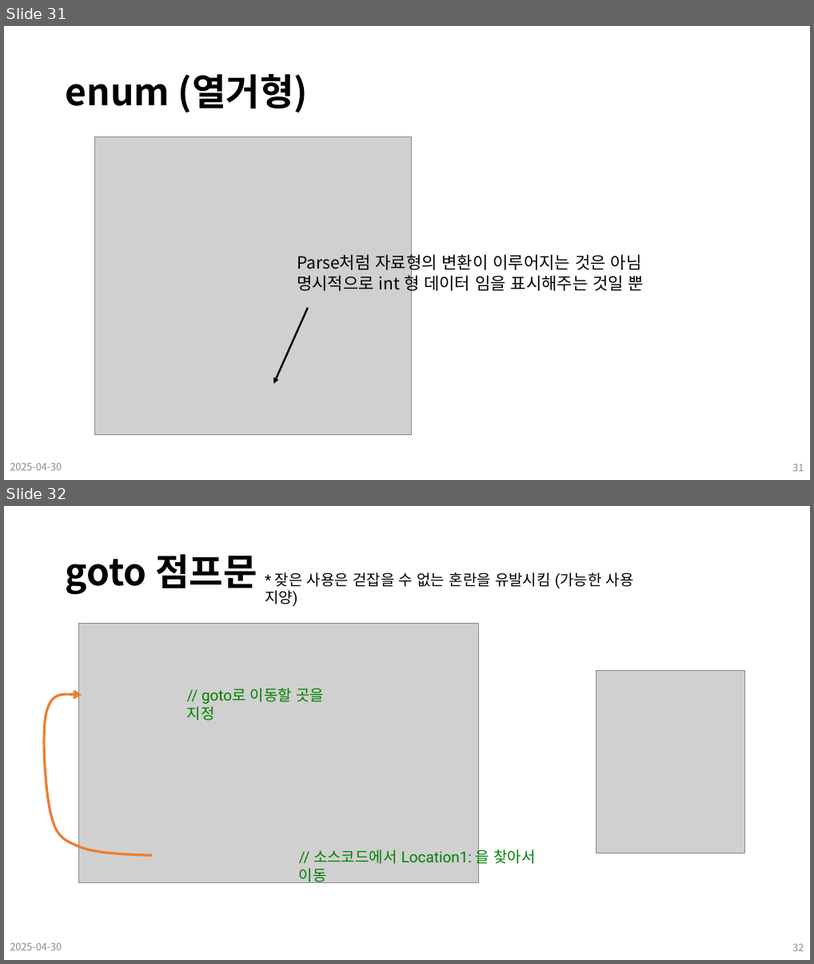
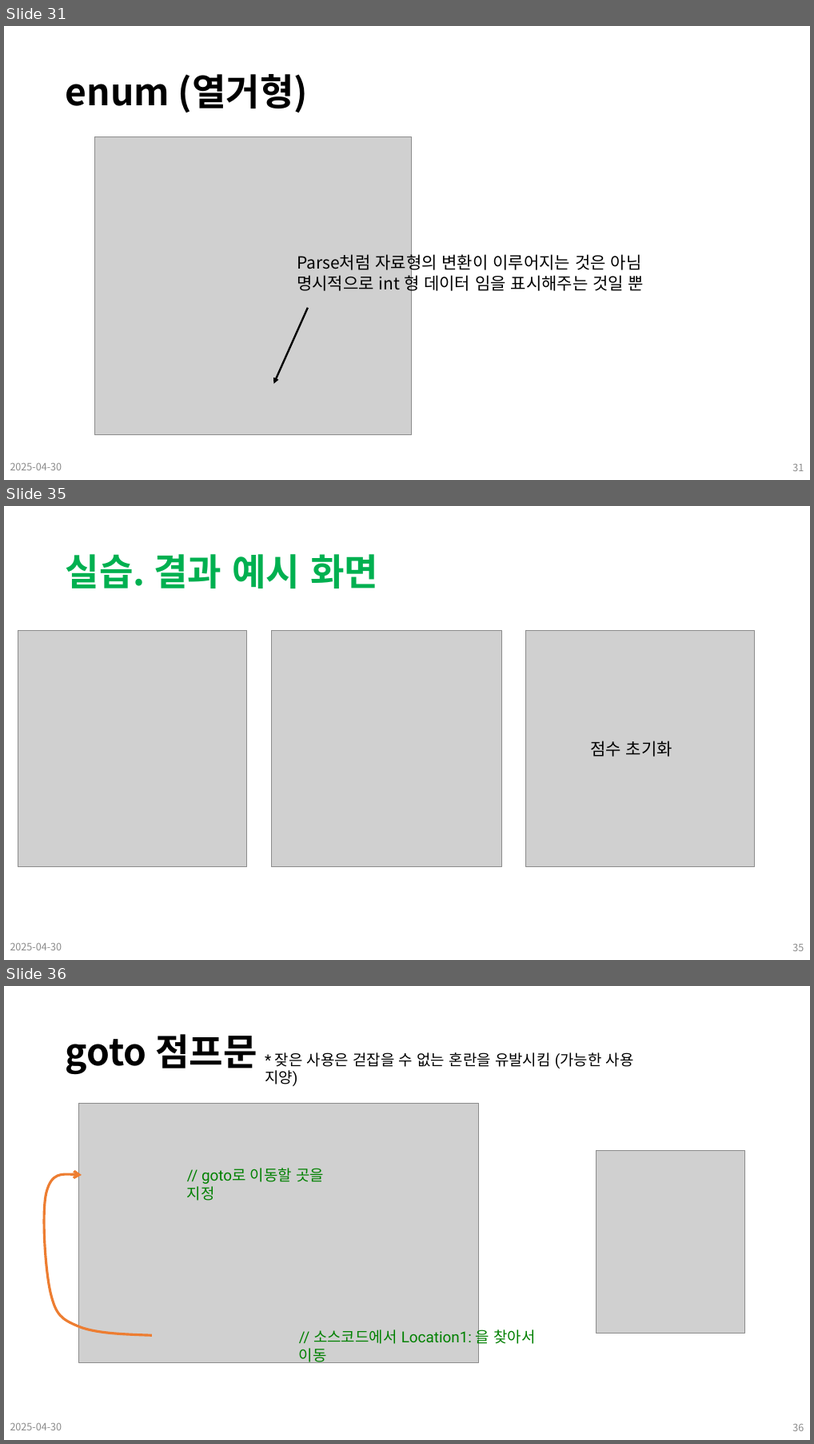
Before and after one commit to Leader-Lesson/KDT_SF_Short_5th, a slide deck: material/09_CSharp_기본문법 (배열, 문자열, 함수, 조건문, 반복문).pptx. Shown one above the other, each under a label of ours: slides 31 and 32 before the commit, slides 31, 35 and 36 after it; the slides between them are not shown. The pictures are 814x964 and 814x1444 pixels, drawn with LibreOffice and Linux fonts; fonts in the diff are those of the drawing; grey boxes stand for pictures; background and template pictures are left out. Boxes give left, top, right and bottom in pixels: in the first picture for what was removed or moved away, otherwise in the second. Text is boxed around its words. In the diff, an @@ line names an element or a change of style, - is before the commit and + after.

```diff
--- a/material/09_CSharp_기본문법 (배열, 문자열, 함수, 조건문, 반복문).pptx
+++ b/material/09_CSharp_기본문법 (배열, 문자열, 함수, 조건문, 반복문).pptx
@@ slide 35 added at box(4, 506, 810, 960), background #FFFFFF @@
@@ title added at box(66, 554, 378, 588), 44 pt, text #00B050, bold @@
+실습. 결과 예시 화면
@@ picture added at box(18, 630, 246, 867) @@
@@ picture added at box(271, 630, 502, 867) @@
@@ picture added at box(526, 630, 754, 867) @@
@@ text added at box(590, 740, 673, 756), 20 pt, text #000000 @@
+점수 초기화
@@ text added at box(10, 943, 62, 950), 12 pt, text #8C8C8C @@
+2025-04-30
@@ page number added at box(793, 944, 804, 951), 12 pt, text #8C8C8C @@
+35
@@ what was slide 32 is now slide 36 @@
@@ page number at box(793, 1424, 804, 1431): text changed @@
-32
+36
```
Also in this commit, not shown: 2 slides changed, 2 other slides added, 6 other files.
